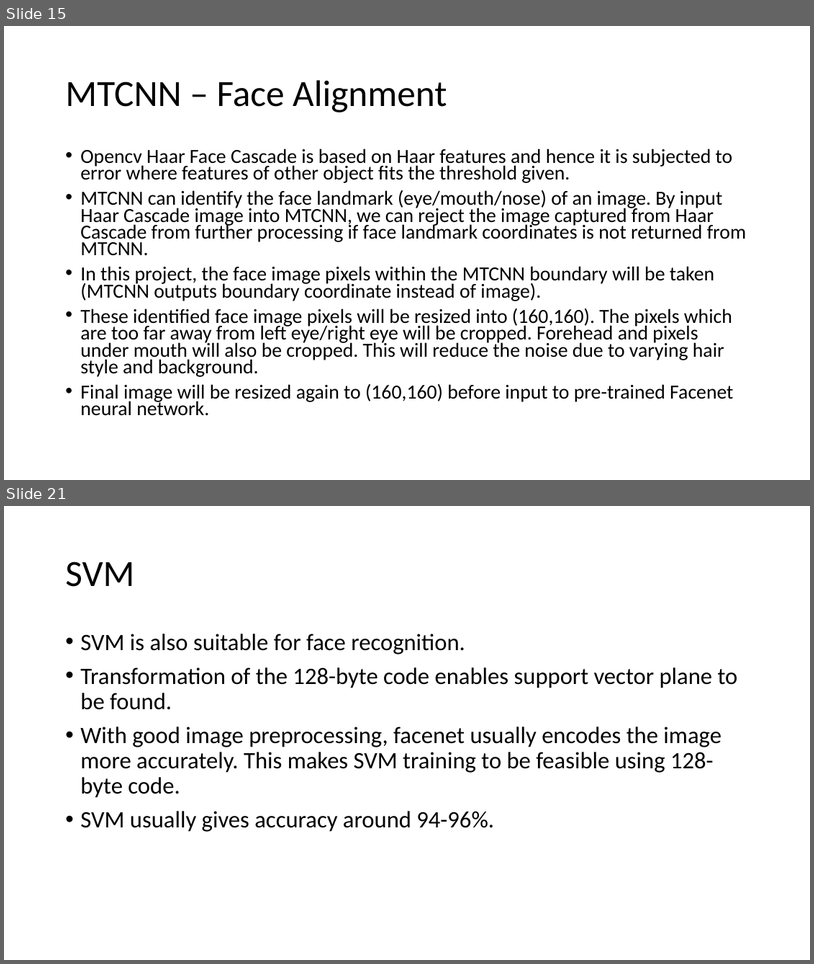
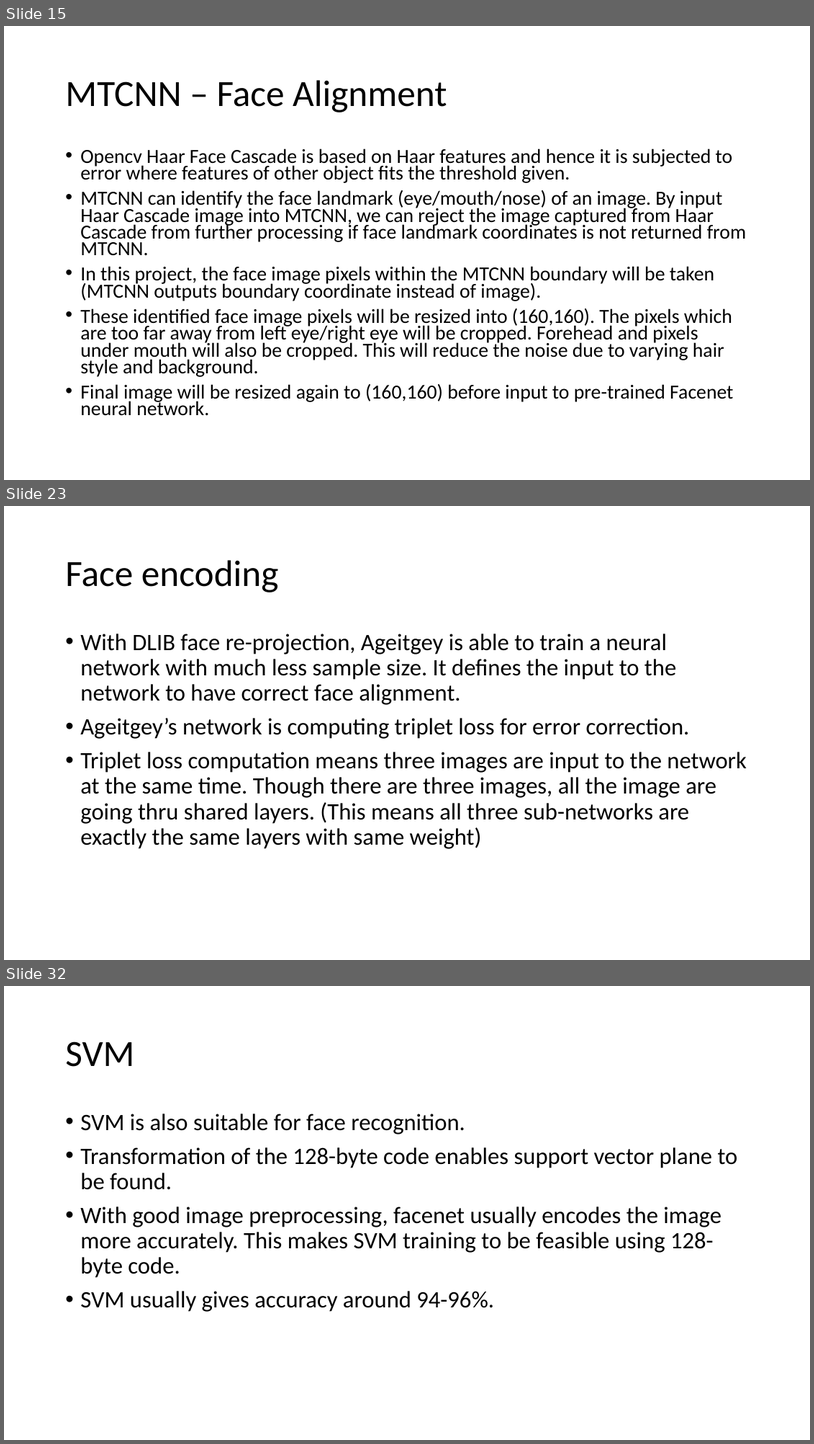
Before and after one commit to optimusium/capstone4, a slide deck: Face Recognition.pptx. Shown one above the other, each under a label of ours: slides 15 and 21 before the commit, slides 15, 23 and 32 after it; the slides between them are not shown. The pictures are 814x964 and 814x1444 pixels, drawn with LibreOffice and Linux fonts; fonts in the diff are those of the drawing. Boxes give left, top, right and bottom in pixels: in the first picture for what was removed or moved away, otherwise in the second. Text is boxed around its words. In the diff, an @@ line names an element or a change of style, - is before the commit and + after.

```diff
--- a/Face Recognition.pptx
+++ b/Face Recognition.pptx
@@ slide 23 added at (4,506,810,960), background #FFFFFF @@
@@ title added at (65,560,279,592), 44 pt, text #000000 @@
+Face encoding
@@ text added at (80,633,747,849), 28 pt, text #000000 @@
+• With DLIB face re-projection, Ageitgey is able to train a neural network with much less sample size. It defines the input to the network to have correct face alignment.
+• Ageitgey’s network is computing triplet loss for error correction.
+• Triplet loss computation means three images are input to the network at the same time. Though there are three images, all the image are going thru shared layers. (This means all three sub-networks are exactly the same layers with same weight)
@@ what was slide 21 is now slide 32 @@
```
Also in this commit, not shown: 7 slides changed, 11 other slides added.
